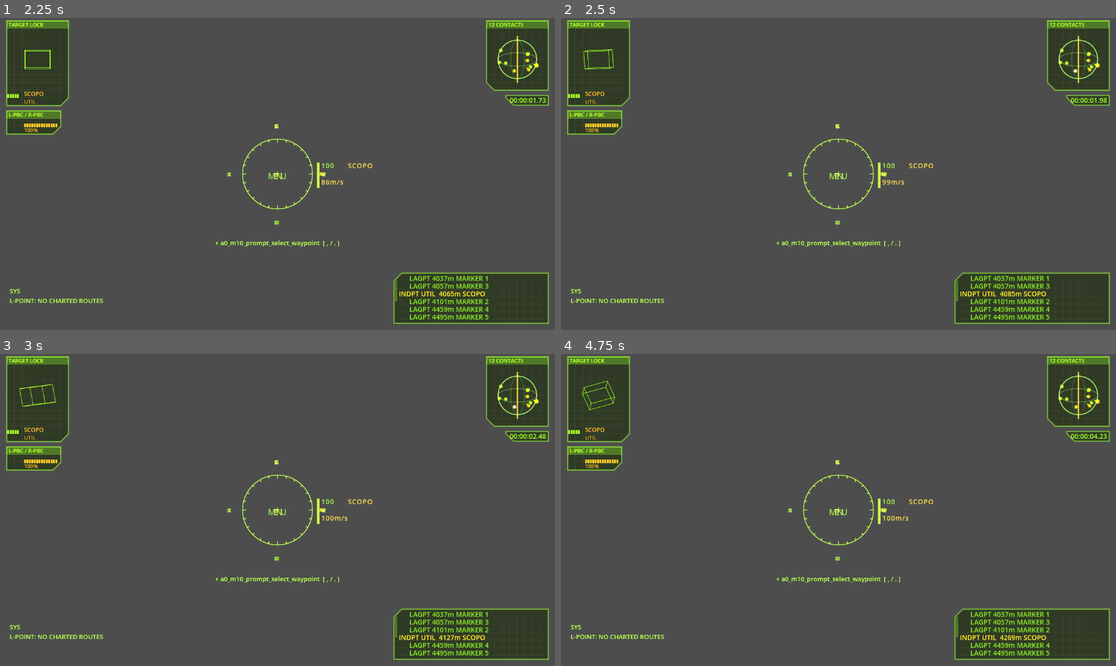
Above: before the commit, frames 1-4 (two rows, left to right).
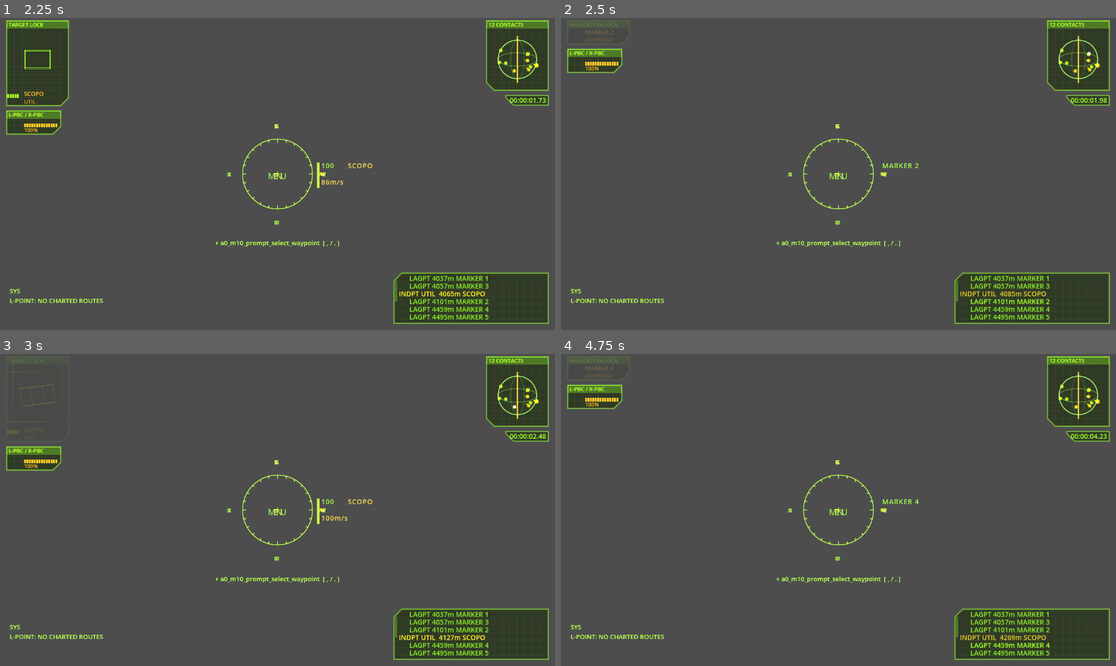
Above: after the commit, the same moments.

Repository: jleclanche/iw2-remaster
Game: Godot game, scene res://scenes/main.tscn
Same seed, same stepped clock (60 frames per second), same inputs: the game is played once before the commit and once after it.
Inputs (mouse positions are in pixels of both pictures, inside the frame that each line leads up to):
- Up to frame 1 (2.25 s): tap Enter at 0.5 s; drag from (277, 174) to (333, 105) at 0.52 s; move the mouse to (249, 174) at 1.27 s; hold Up from 1.28 s (still down); tap Shift at 1.35 s; tap Space at 1.52, 1.82 s; tap T at 1.55, 2.1 s; move the mouse to (288, 167) at 2.02 s
- Up to frame 2 (2.5 s): keep holding Up; tap Tab at 2.3 s
- Up to frame 3 (3 s): keep holding Up; move the mouse to (271, 516) at 2.77 s; tap Tab at 2.85 s; click (271, 516) at 2.92 s
- Up to frame 4 (4.75 s): keep holding Up; tap Space at 3.02, 3.32, 3.77, 4.07, 4.52 s; tap Shift at 3.05 s; move the mouse to (877, 513) at 3.52 s; hold Shift 3.53-4.28 s; tap T at 3.8 s; move the mouse to (794, 506) at 4.27 s; tap Enter at 4.35 s; tap Tab at 4.55 s

Frame 1 is identical in both runs. In frame 2, 3.8% of the frame differs, in the area x 1-96%, y 0-92%; in frame 3, 3.1%; in frame 4, 3.8%.
Error in both runs: Unable to iterate on object of type 'Nil'. (res://scripts/pog/natives/world.gd:399)

Commit message:
controls: contact cycling moves to Tab / Shift+Tab (remaster default)
User-requested rebind: the original shipped CycleContactUp/Down on comma /
period (configs/default.ini); those keys are replaced by Tab (next) and
Shift+Tab (previous), riding the same FcInputMapper repeat state machine.

Co-Authored-By: Claude Fable 5 <noreply@anthropic.com>
Claude-Session: https://claude.ai/code/session_01HWJrR3AXvEtDvyoEHtU8yL

Diff:
--- a/game/scripts/main.gd
+++ b/game/scripts/main.gd
@@ -249,12 +249,11 @@
 				_undock()
 			KEY_Z:  # ToggleZoom -- gated on hardware, see _enable_zoom
 				_enable_zoom(not zoomed)
-			KEY_COMMA:  # CycleContactUp
-				_cycle_contact(-1)
-				_arm_key_repeat(KEY_COMMA)
-			KEY_PERIOD:  # CycleContactDown
-				_cycle_contact(1)
-				_arm_key_repeat(KEY_PERIOD)
+			KEY_TAB:  # CycleContactDown / CycleContactUp (remaster default:
+				# Tab / Shift+Tab; the original shipped comma / period in
+				# configs/default.ini)
+				_cycle_contact(-1 if event.shift_pressed else 1)
+				_arm_key_repeat(KEY_TAB)
 			KEY_HOME:
 				_target_contact_index(0)
 			KEY_END:
@@ -355,10 +354,9 @@
 	while _repeat_t <= 0.0:
 		_repeat_t += KEY_REPEAT_PERIOD
 		match _repeat_key:
-			KEY_COMMA:
-				_cycle_contact(-1)
-			KEY_PERIOD:
-				_cycle_contact(1)
+			KEY_TAB:
+				_cycle_contact(-1 if Input.is_key_pressed(KEY_SHIFT)
+						else 1)
 
 func _physics_process(delta: float) -> void:
 	# reload_current_scene() does not stop the outgoing scene immediately: this
